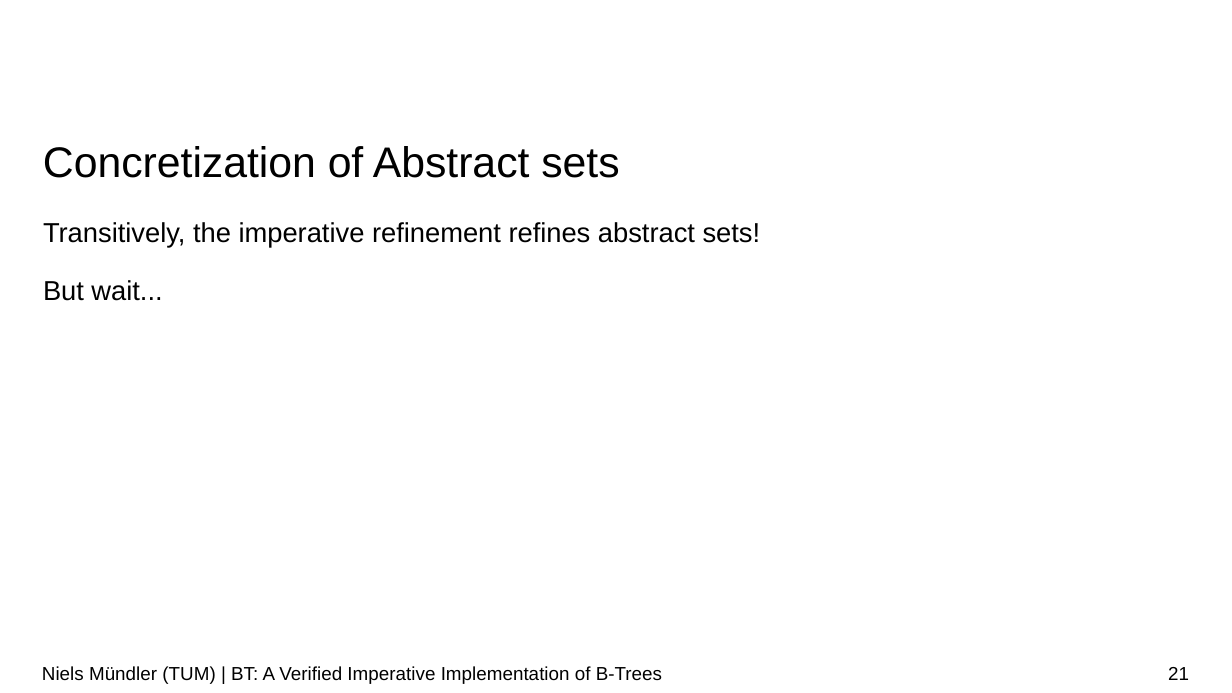
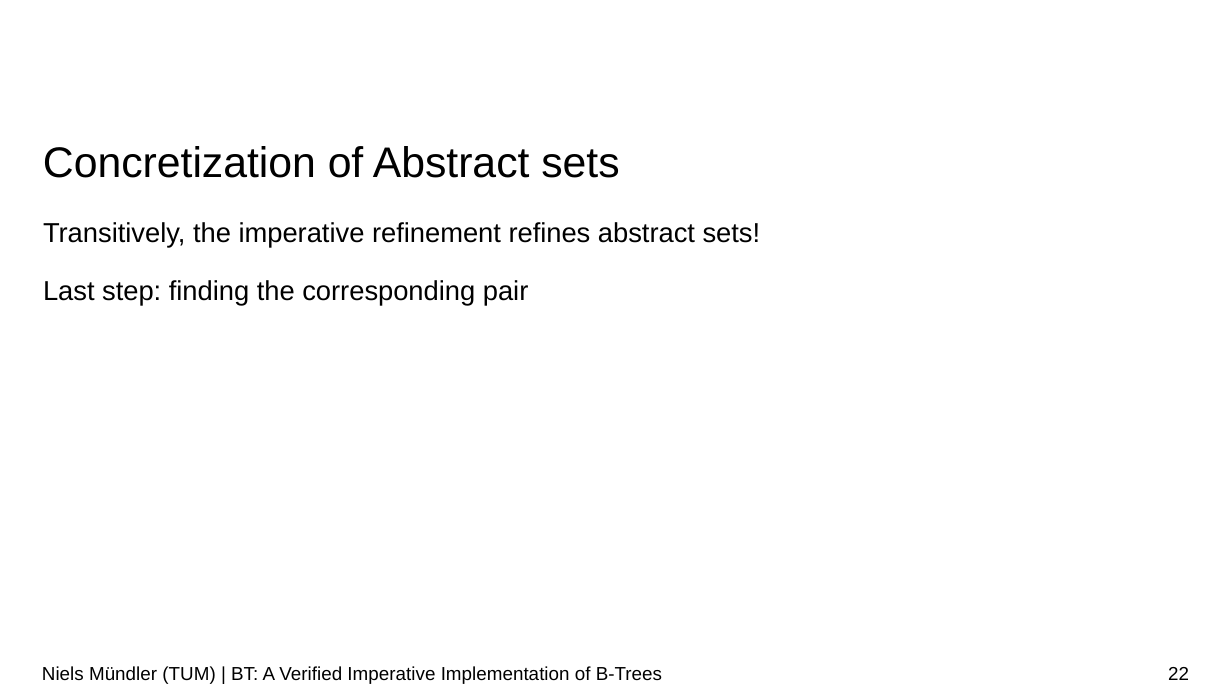
Before and after one commit to nielstron/btrees-thesis, a slide deck: slide 22 of colloqium.odp (slide 21 before the commit). Drawn at 1232x693 pixels with LibreOffice and Linux fonts; fonts in the diff are those of the drawing; background and template pictures are left out. Boxes give left, top, right and bottom in pixels: in the first picture for what was removed or moved away, otherwise in the second. Text is boxed around its words. In the diff, an @@ line names an element or a change of style, - is before the commit and + after.

```diff
--- a/colloqium.odp
+++ b/colloqium.odp
@@ text at [43, 280, 529, 305]: text changed @@
-But wait...
+Last step: finding the corresponding pair
@@ page number at [1168, 667, 1189, 680]: text changed @@
-21
+22
```
Also in this commit, not shown: 20 other slides changed, 5 slides added, 1 slide removed.
